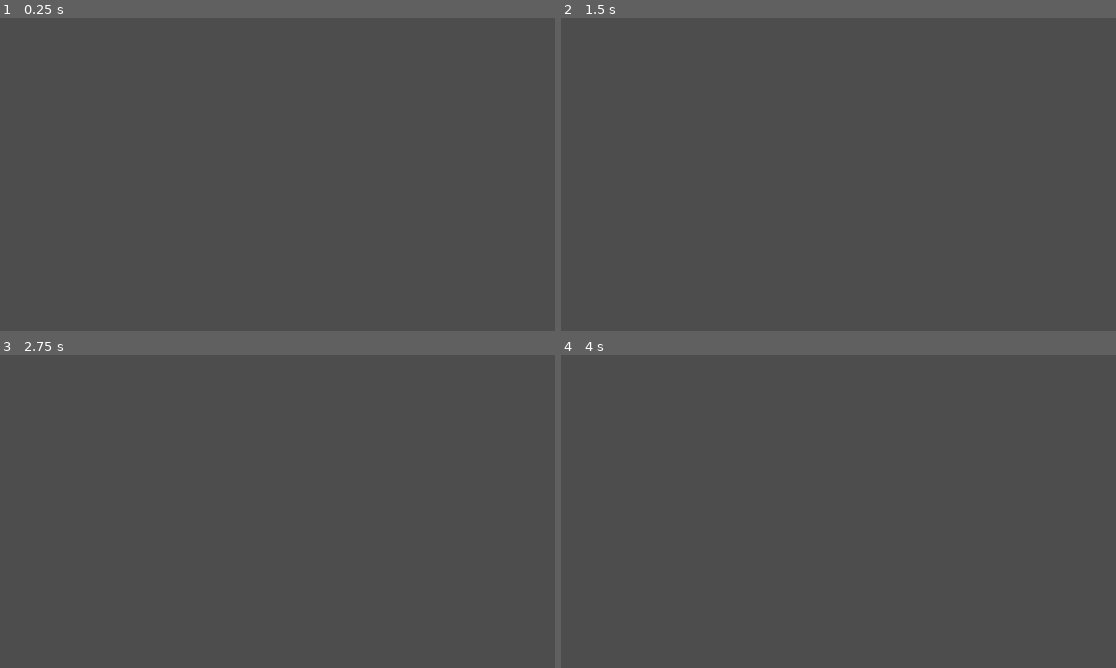
Above: before the commit, frames 1-4 (two rows, left to right).
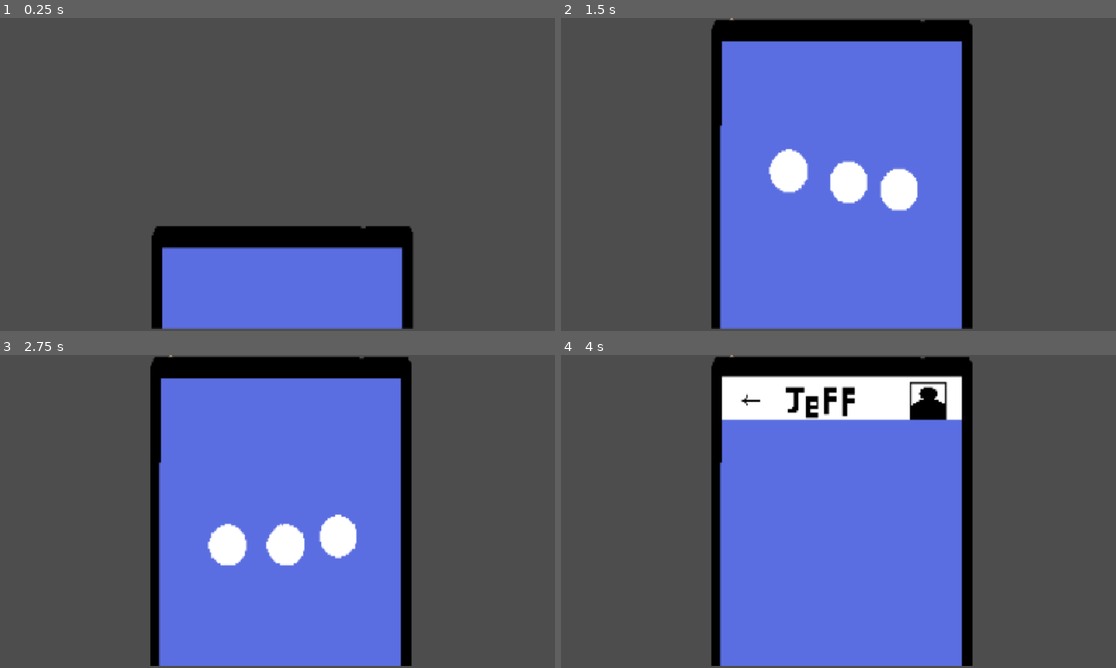
Above: after the commit, the same moments.

Repository: krishthedish17/Fishing_game_jam
Game: Godot game, scene res://start_of_game.tscn
The game is run twice, just before and just after one commit, with the same random seed, the same clock (stepped at 60 frames per second) and the same inputs. This scene is started directly instead of the project's main scene.
Inputs:
- Up to frame 1 (0.25 s): no input
- Up to frame 2 (1.5 s): no input
- Up to frame 3 (2.75 s): no input
- Up to frame 4 (4 s): click "Be casual" at 3.5 s

The runs differ from the first frame. In frame 1, 15% of the frame differs, in the area x 27-75%, y 66-100%; in frame 2, 47%, in the area x 27-75%, y 0-100%; in frame 3, 47%; in frame 4, 46%.

Commit message:
fixed question system

Diff:
--- a/Fonts/pixelft12.tres
+++ b/Fonts/pixelft12.tres
@@ -4,4 +4,5 @@
 
 [resource]
 font = ExtResource("1_g04ty")
-font_size = 50
+font_size = 7
+font_color = Color(0, 0, 0, 1)
--- a/start_of_game.tscn
+++ b/start_of_game.tscn
@@ -1,40 +1,263 @@
-[gd_scene load_steps=3 format=3 uid="uid://cma3fb05ei666"]
+[gd_scene load_steps=37 format=3 uid="uid://cma3fb05ei666"]
 
 [ext_resource type="Script" path="res://text_button_script.gd" id="1_icdk6"]
 [ext_resource type="PackedScene" uid="uid://dsc1bn52v687x" path="res://loss_screen.tscn" id="2_ewbws"]
+[ext_resource type="Texture2D" uid="uid://b0x338ms1axsr" path="res://using sprites/jeffs_phone.png" id="3_3owe2"]
+[ext_resource type="Texture2D" uid="uid://dm17fxky0ra18" path="res://using sprites/text box.png" id="4_job2y"]
+[ext_resource type="LabelSettings" uid="uid://nn2eowlcwvi7" path="res://Fonts/pixelft12.tres" id="5_vqks5"]
+
+[sub_resource type="AtlasTexture" id="AtlasTexture_s2aha"]
+atlas = ExtResource("3_3owe2")
+region = Rect2(0, 0, 200, 200)
+
+[sub_resource type="AtlasTexture" id="AtlasTexture_xdofn"]
+atlas = ExtResource("3_3owe2")
+region = Rect2(200, 0, 200, 200)
+
+[sub_resource type="AtlasTexture" id="AtlasTexture_fsfko"]
+atlas = ExtResource("3_3owe2")
+region = Rect2(400, 0, 200, 200)
+
+[sub_resource type="AtlasTexture" id="AtlasTexture_jk0os"]
+atlas = ExtResource("3_3owe2")
+region = Rect2(600, 0, 200, 200)
+
+[sub_resource type="AtlasTexture" id="AtlasTexture_sa8ly"]
+atlas = ExtResource("3_3owe2")
+region = Rect2(800, 0, 200, 200)
+
+[sub_resource type="AtlasTexture" id="AtlasTexture_tejxc"]
+atlas = ExtResource("3_3owe2")
+region = Rect2(1000, 0, 200, 200)
+
+[sub_resource type="AtlasTexture" id="AtlasTexture_vol16"]
+atlas = ExtResource("3_3owe2")
+region = Rect2(0, 200, 200, 200)
+
+[sub_resource type="AtlasTexture" id="AtlasTexture_kb4k7"]
+atlas = ExtResource("3_3owe2")
+region = Rect2(200, 200, 200, 200)
+
+[sub_resource type="AtlasTexture" id="AtlasTexture_pt8d3"]
+atlas = ExtResource("3_3owe2")
+region = Rect2(400, 200, 200, 200)
+
+[sub_resource type="AtlasTexture" id="AtlasTexture_8o4bv"]
+atlas = ExtResource("3_3owe2")
+region = Rect2(600, 200, 200, 200)
+
+[sub_resource type="AtlasTexture" id="AtlasTexture_q84n7"]
+atlas = ExtResource("3_3owe2")
+region = Rect2(800, 200, 200, 200)
+
+[sub_resource type="AtlasTexture" id="AtlasTexture_d4e6v"]
+atlas = ExtResource("3_3owe2")
+region = Rect2(1000, 200, 200, 200)
+
+[sub_resource type="AtlasTexture" id="AtlasTexture_cado1"]
+atlas = ExtResource("3_3owe2")
+region = Rect2(0, 400, 200, 200)
+
+[sub_resource type="AtlasTexture" id="AtlasTexture_uqxno"]
+atlas = ExtResource("3_3owe2")
+region = Rect2(200, 400, 200, 200)
+
+[sub_resource type="AtlasTexture" id="AtlasTexture_lxf6a"]
+atlas = ExtResource("3_3owe2")
+region = Rect2(400, 400, 200, 200)
+
+[sub_resource type="AtlasTexture" id="AtlasTexture_evay0"]
+atlas = ExtResource("3_3owe2")
+region = Rect2(600, 400, 200, 200)
+
+[sub_resource type="AtlasTexture" id="AtlasTexture_d46mp"]
+atlas = ExtResource("3_3owe2")
+region = Rect2(800, 400, 200, 200)
+
+[sub_resource type="AtlasTexture" id="AtlasTexture_yooke"]
+atlas = ExtResource("3_3owe2")
+region = Rect2(1000, 400, 200, 200)
+
+[sub_resource type="AtlasTexture" id="AtlasTexture_c7gv2"]
+atlas = ExtResource("3_3owe2")
+region = Rect2(0, 600, 200, 200)
+
+[sub_resource type="AtlasTexture" id="AtlasTexture_jwhhv"]
+atlas = ExtResource("3_3owe2")
+region = Rect2(200, 600, 200, 200)
+
+[sub_resource type="AtlasTexture" id="AtlasTexture_352ve"]
+atlas = ExtResource("3_3owe2")
+region = Rect2(400, 600, 200, 200)
+
+[sub_resource type="AtlasTexture" id="AtlasTexture_yxtdi"]
+atlas = ExtResource("3_3owe2")
+region = Rect2(600, 600, 200, 200)
+
+[sub_resource type="AtlasTexture" id="AtlasTexture_0eg4r"]
+atlas = ExtResource("3_3owe2")
+region = Rect2(800, 600, 200, 200)
+
+[sub_resource type="AtlasTexture" id="AtlasTexture_3a5ti"]
+atlas = ExtResource("3_3owe2")
+region = Rect2(1000, 600, 200, 200)
+
+[sub_resource type="AtlasTexture" id="AtlasTexture_2urgo"]
+atlas = ExtResource("3_3owe2")
+region = Rect2(0, 800, 200, 200)
+
+[sub_resource type="AtlasTexture" id="AtlasTexture_j8ahs"]
+atlas = ExtResource("3_3owe2")
+region = Rect2(200, 800, 200, 200)
+
+[sub_resource type="AtlasTexture" id="AtlasTexture_tichx"]
+atlas = ExtResource("3_3owe2")
+region = Rect2(400, 800, 200, 200)
+
+[sub_resource type="AtlasTexture" id="AtlasTexture_w48ld"]
+atlas = ExtResource("3_3owe2")
+region = Rect2(600, 800, 200, 200)
+
+[sub_resource type="AtlasTexture" id="AtlasTexture_tqigu"]
+atlas = ExtResource("3_3owe2")
+region = Rect2(800, 800, 200, 200)
+
+[sub_resource type="AtlasTexture" id="AtlasTexture_cuokl"]
+atlas = ExtResource("3_3owe2")
+region = Rect2(1000, 800, 200, 200)
+
+[sub_resource type="SpriteFrames" id="SpriteFrames_41t6h"]
+animations = [{
+"frames": [{
+"duration": 1.0,
+"texture": SubResource("AtlasTexture_s2aha")
+}, {
+"duration": 1.0,
+"texture": SubResource("AtlasTexture_xdofn")
+}, {
+"duration": 1.0,
+"texture": SubResource("AtlasTexture_fsfko")
+}, {
+"duration": 1.0,
+"texture": SubResource("AtlasTexture_jk0os")
+}, {
+"duration": 1.0,
+"texture": SubResource("AtlasTexture_sa8ly")
+}, {
+"duration": 1.0,
+"texture": SubResource("AtlasTexture_tejxc")
+}, {
+"duration": 1.0,
+"texture": SubResource("AtlasTexture_vol16")
+}, {
+"duration": 1.0,
+"texture": SubResource("AtlasTexture_kb4k7")
+}, {
+"duration": 1.0,
+"texture": SubResource("AtlasTexture_pt8d3")
+}, {
+"duration": 1.0,
+"texture": SubResource("AtlasTexture_8o4bv")
+}, {
+"duration": 1.0,
+"texture": SubResource("AtlasTexture_q84n7")
+}, {
+"duration": 1.0,
+"texture": SubResource("AtlasTexture_d4e6v")
+}, {
+"duration": 1.0,
+"texture": SubResource("AtlasTexture_cado1")
+}, {
+"duration": 1.0,
+"texture": SubResource("AtlasTexture_uqxno")
+}, {
+"duration": 1.0,
+"texture": SubResource("AtlasTexture_lxf6a")
+}, {
+"duration": 1.0,
+"texture": SubResource("AtlasTexture_evay0")
+}, {
+"duration": 1.0,
+"texture": SubResource("AtlasTexture_d46mp")
+}, {
+"duration": 1.0,
+"texture": SubResource("AtlasTexture_yooke")
+}, {
+"duration": 1.0,
+"texture": SubResource("AtlasTexture_c7gv2")
+}, {
+"duration": 1.0,
+"texture": SubResource("AtlasTexture_jwhhv")
+}, {
+"duration": 1.0,
+"texture": SubResource("AtlasTexture_352ve")
+}, {
+"duration": 1.0,
+"texture": SubResource("AtlasTexture_yxtdi")
+}, {
+"duration": 1.0,
+"texture": SubResource("AtlasTexture_0eg4r")
+}, {
+"duration": 1.0,
+"texture": SubResource("AtlasTexture_3a5ti")
+}, {
+"duration": 1.0,
+"texture": SubResource("AtlasTexture_2urgo")
+}, {
+"duration": 1.0,
+"texture": SubResource("AtlasTexture_j8ahs")
+}, {
+"duration": 1.0,
+"texture": SubResource("AtlasTexture_tichx")
+}, {
+"duration": 1.0,
+"texture": SubResource("AtlasTexture_w48ld")
+}, {
+"duration": 1.0,
+"texture": SubResource("AtlasTexture_tqigu")
+}, {
+"duration": 1.0,
+"texture": SubResource("AtlasTexture_cuokl")
+}],
+"loop": false,
+"name": &"default",
+"speed": 10.0
+}]
 
 [node name="Start_of_game" type="Node2D"]
 script = ExtResource("1_icdk6")
 
 [node name="loss screen" parent="." instance=ExtResource("2_ewbws")]
-position = Vector2(7, 7)
+z_index = 1
+position = Vector2(9, 130)
 
 [node name="Button" type="Button" parent="."]
 offset_left = 7.0
 offset_top = 7.0
-offset_right = 88.0
+offset_right = 165.0
 offset_bottom = 38.0
 focus_neighbor_bottom = NodePath("../Button2")
 text = "Be casual"
 
 [node name="Button2" type="Button" parent="."]
-offset_left = 542.0
-offset_top = 9.0
-offset_right = 632.0
-offset_bottom = 40.0
+offset_left = 483.0
+offset_top = 6.0
+offset_right = 636.0
+offset_bottom = 37.0
 focus_neighbor_top = NodePath("../Button")
 text = "Be direct"
+clip_text = true
 
 [node name="Button3" type="Button" parent="."]
 offset_left = 9.0
 offset_top = 319.0
-offset_right = 90.0
+offset_right = 163.0
 offset_bottom = 350.0
 focus_neighbor_bottom = NodePath("../Button2")
 text = "Make a joke"
 
 [node name="Button4" type="Button" parent="."]
-offset_left = 512.0
+offset_left = 483.0
 offset_top = 321.0
 offset_right = 631.0
 offset_bottom = 352.0
@@ -43,11 +266,71 @@
 
 [node name="wait_timer" type="Timer" parent="."]
 
-[node name="start_timer" type="Timer" parent="."]
+[node name="AnimatedSprite2D" type="AnimatedSprite2D" parent="."]
+position = Vector2(316, 150.5)
+scale = Vector2(1.76, 2.065)
+sprite_frames = SubResource("SpriteFrames_41t6h")
+frame = 29
+frame_progress = 1.0
+
+[node name="messages" type="Node2D" parent="."]
+
+[node name="Sprite2D" type="Sprite2D" parent="messages"]
+position = Vector2(416, 106)
+scale = Vector2(0.168, 0.233)
+texture = ExtResource("4_job2y")
+
+[node name="Label2" type="Label" parent="messages"]
+offset_left = 378.0
+offset_top = 91.0
+offset_right = 458.0
+offset_bottom = 112.0
+text = "What do you like?"
+label_settings = ExtResource("5_vqks5")
+horizontal_alignment = 1
+
+[node name="Sprite2D2" type="Sprite2D" parent="messages"]
+position = Vector2(232, 147)
+scale = Vector2(-0.168, 0.233)
+texture = ExtResource("4_job2y")
+
+[node name="Label" type="Label" parent="messages"]
+offset_left = 204.0
+offset_top = 132.0
+offset_right = 652.0
+offset_bottom = 234.0
+text = "Not funny"
+label_settings = ExtResource("5_vqks5")
+
+[node name="Sprite2D3" type="Sprite2D" parent="messages"]
+position = Vector2(415.996, 190.571)
+scale = Vector2(0.168, 0.233)
+texture = ExtResource("4_job2y")
+
+[node name="Label3" type="Label" parent="messages"]
+offset_left = 377.996
+offset_top = 175.571
+offset_right = 457.996
+offset_bottom = 196.571
+text = "What do you like?"
+label_settings = ExtResource("5_vqks5")
+horizontal_alignment = 1
+
+[node name="Sprite2D4" type="Sprite2D" parent="messages"]
+position = Vector2(231.996, 231.571)
+scale = Vector2(-0.168, 0.233)
+texture = ExtResource("4_job2y")
+
+[node name="Label4" type="Label" parent="messages"]
+offset_left = 203.996
+offset_top = 216.571
+offset_right = 651.996
+offset_bottom = 318.571
+text = "Not funny"
+label_settings = ExtResource("5_vqks5")
 
 [connection signal="pressed" from="Button" to="." method="_on_option_1_pressed"]
 [connection signal="pressed" from="Button2" to="." method="_on_option_2_pressed"]
 [connection signal="pressed" from="Button3" to="." method="_on_button_3_pressed"]
 [connection signal="pressed" from="Button4" to="." method="_on_button_4_pressed"]
 [connection signal="timeout" from="wait_timer" to="." method="_on_wait_timer_timeout"]
-[connection signal="timeout" from="start_timer" to="." method="_on_start_timer_timeout"]
--- a/text_button_script.gd
+++ b/text_button_script.gd
@@ -1,9 +1,22 @@
 extends Node2D
 
-
+var correct: int = 0
+var pressed: int = 0
 # Called when the node enters the scene tree for the first time.
 func _ready():
-	$start_timer.start(3)
+	$AnimatedSprite2D.play("default")
+	$messages/Sprite2D.visible = false
+	$messages/Label2.visible = false
+	$messages/Sprite2D2.visible = false
+	$messages/Label.visible = false
+	$messages/Sprite2D3.visible = false
+	$messages/Label3.visible = false
+	$messages/Sprite2D4.visible = false
+	$messages/Label4.visible = false
+	GlobalVariables.text_question = 1
+	await get_tree().create_timer(3.0).timeout
+	correct = 0
+	GlobalVariables.action_picked = false
 
 
 
@@ -16,30 +29,53 @@
 		$Button3.text = "Make a joke"
 		$Button4.text = "Be mysterious"
 	elif GlobalVariables.text_question == 2:
-		$Button.text = "no"
-		$Button2.text = "yes"
-		$Button3.text = "fuck"
-		$Button4.text = "sex"
+		print("2nd question")
+		$Button.text = "Ask about his
+		interests"
+		$Button2.text = "Ask about his job"
+		$Button3.text = "Ask to call"
+		$Button4.text = "Make a joke"
 	elif GlobalVariables.text_question == 3:
-		$Button.text = "Be casual"
-		$Button2.text = "Be direct"
+		$Button.text = "Pretend to care"
+		$Button2.text = "Call him stupid"
 		$Button3.text = "Make a joke"
-		$Button4.text = "Be mysterious"
+		$Button4.text = "Ask about his career"
 	elif GlobalVariables.text_question == 4:
-		$Button.text = "Be casual"
-		$Button2.text = "Be direct"
+		$Button.text = "Call him bald"
+		$Button2.text = "Try to arrest him"
 		$Button3.text = "Make a joke"
-		$Button4.text = "Be mysterious"
-	elif GlobalVariables.text_question == 5:
-		$Button.text = "Be casual"
-		$Button2.text = "Be direct"
-		$Button3.text = "Make a joke"
-		$Button4.text = "Be mysterious"
+		$Button4.text = "Ask if he can call"
 
 func _on_option_1_pressed():
+	pressed += 1
 	if GlobalVariables.text_question == 1:
 		GlobalVariables.action_picked = true
-	GlobalVariables.text_question += 1
+		GlobalVariables.action_picked = true
+		correct += 1
+		$wait_timer.start(3)
+		await get_tree().create_timer(1.0).timeout
+		$messages/Label2.text = "Hey"
+		$messages/Sprite2D.visible = true
+		$messages/Label2.visible = true
+		await get_tree().create_timer(1.0).timeout
+		$messages/Label.text = "Hey"
+		$messages/Sprite2D2.visible = true
+		$messages/Label.visible = true
+		GlobalVariables.text_question += 1
+	if GlobalVariables.text_question == 2 && pressed == 2:
+		GlobalVariables.failed_text = "He proceeded to talk for the next 3 hours"
+		GlobalVariables.action_picked = true
+		$wait_timer.start(3)
+		await get_tree().create_timer(1.0).timeout
+		$messages/Label3.text = "What do you like?"
+		$messages/Sprite2D3.visible = true
+		$messages/Label3.visible = true
+		await get_tree().create_timer(1.0).timeout
+		$messages/Label4.text = "Well, to begin..."
+		$messages/Sprite2D4.visible = true
+		$messages/Label4.visible = true
+
+
 
 
 func _on_option_2_pressed():
@@ -47,21 +83,46 @@
 		GlobalVariables.failed_text = "Did you seriously think that would work"
 		GlobalVariables.action_picked = true
 		$wait_timer.start(3)
-	GlobalVariables.text_question += 1
+		await get_tree().create_timer(1.0).timeout
+		$messages/Label2.text = "U smuggle?"
+		$messages/Sprite2D.visible = true
+		$messages/Label2.visible = true
+		await get_tree().create_timer(1.0).timeout
+		$messages/Label.text = "Blocked"
+		$messages/Sprite2D2.visible = true
+		$messages/Label.visible = true
 
 func _on_button_3_pressed():
 	if GlobalVariables.text_question == 1:
+		GlobalVariables.failed_text = "I don't think he found it funny"
 		GlobalVariables.action_picked = true
-	GlobalVariables.text_question += 1
+		$wait_timer.start(3)
+		await get_tree().create_timer(1.0).timeout
+		$messages/Label2.text = "Ya like jazz?"
+		$messages/Sprite2D.visible = true
+		$messages/Label2.visible = true
+		await get_tree().create_timer(1.0).timeout
+		$messages/Label.text = "Not funny"
+		$messages/Sprite2D2.visible = true
+		$messages/Label.visible = true
 
 
 func _on_button_4_pressed():
 	if GlobalVariables.text_question == 1:
+		GlobalVariables.failed_text = "Works for batman, not for you"
 		GlobalVariables.action_picked = true
-	GlobalVariables.text_question += 1
+		$wait_timer.start(3)
+		await get_tree().create_timer(1.0).timeout
+		$messages/Label2.text = "Who am I?"
+		$messages/Sprite2D.visible = true
+		$messages/Label2.visible = true
+		await get_tree().create_timer(1.0).timeout
+		$messages/Label.text = "Idk"
+		$messages/Sprite2D2.visible = true
+		$messages/Label.visible = true
 
 func hide_buttons():
-	if GlobalVariables.action_picked == true:
+	if GlobalVariables.action_picked == true or GlobalVariables.failed == true:
 		$Button.visible = false
 		$Button2.visible = false
 		$Button3.visible = false
@@ -73,8 +134,14 @@
 		$Button4.visible = true
 
 func _on_wait_timer_timeout():
-	GlobalVariables.failed = true
-
-
-func _on_start_timer_timeout():
-	GlobalVariables.action_picked = false
+	print(correct)
+	if GlobalVariables.text_question == 1 && correct < 1:
+		GlobalVariables.failed = true
+		print("lost 1")
+	else:
+		GlobalVariables.action_picked = false
+	if GlobalVariables.text_question == 2 && correct < 2 && pressed == 2:
+		GlobalVariables.failed = true
+		print("lost 2")
+	else:
+		GlobalVariables.action_picked = false
Binary file added: using sprites/failure_screen.png
Not shown, added: using sprites/failure_screen.png.import
Binary file added: using sprites/jeffs_phone.png
Not shown, added: using sprites/jeffs_phone.png.import
